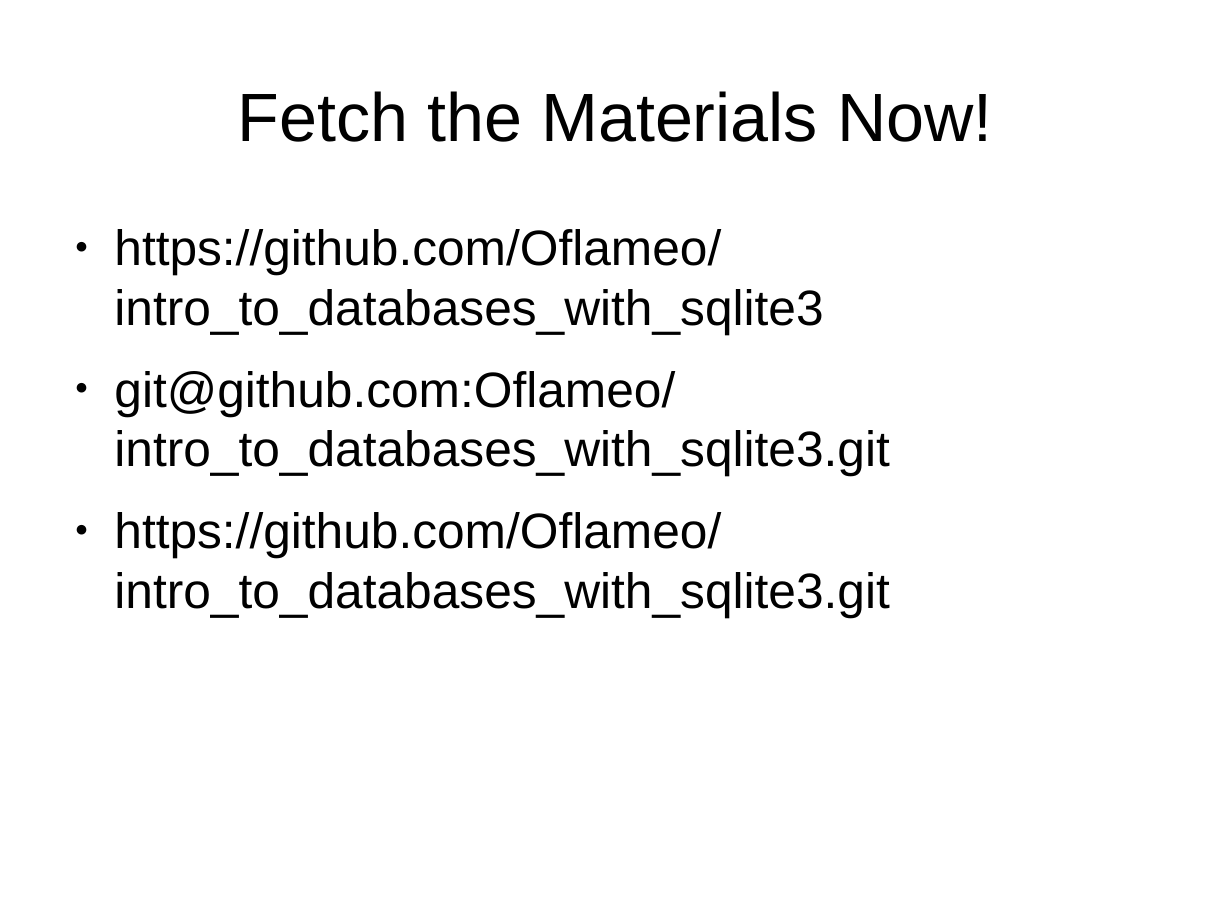
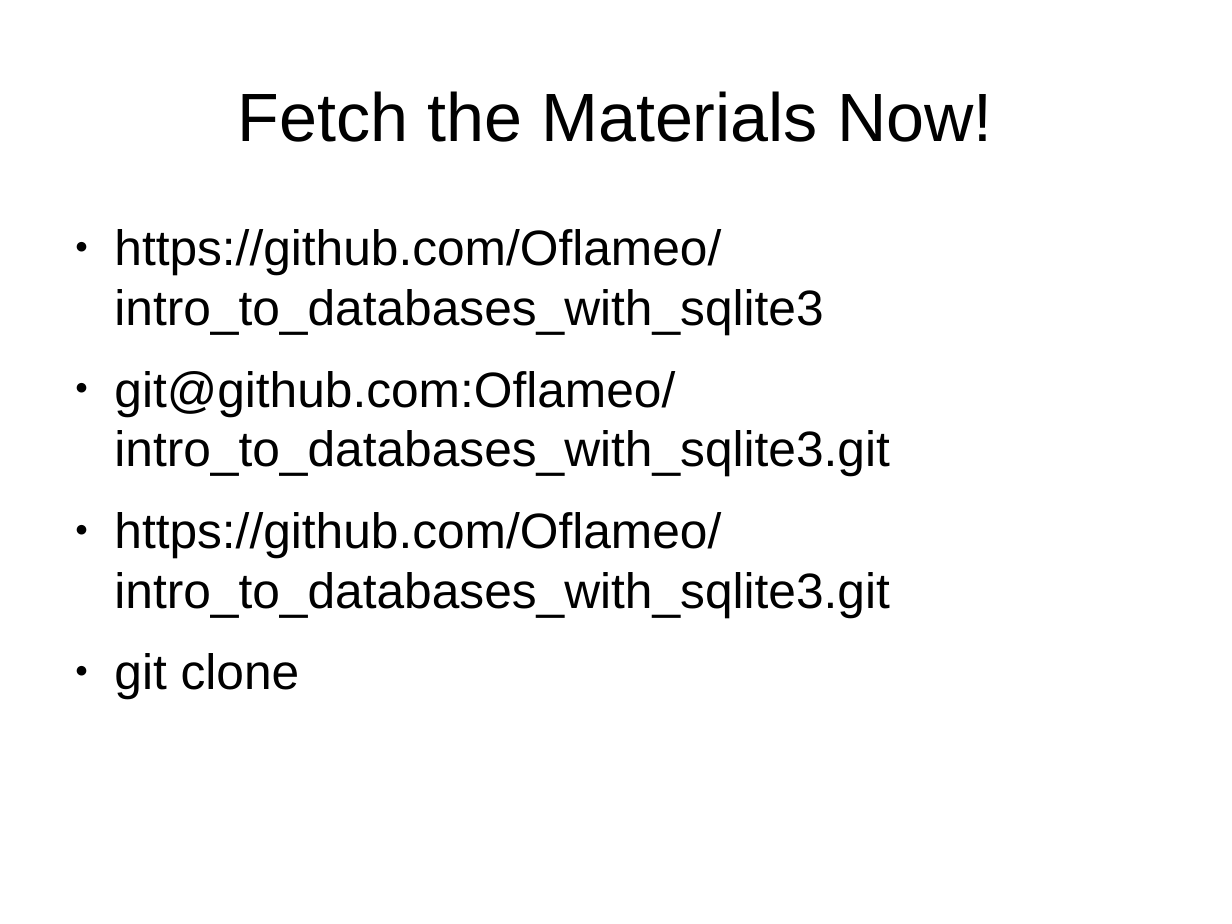
Before and after one commit to Oflameo/intro_to_databases_with_sqlite3, a slide deck: slide 13 of intro_to_databases_with_sqlite3.odp. Drawn at 1232x924 pixels with LibreOffice and Linux fonts; fonts in the diff are those of the drawing. Boxes give left, top, right and bottom in pixels: in the first picture for what was removed or moved away, otherwise in the second. Text is boxed around its words. In the diff, an @@ line names an element or a change of style, - is before the commit and + after.

```diff
--- a/intro_to_databases_with_sqlite3.odp
+++ b/intro_to_databases_with_sqlite3.odp
@@ text at box(114, 653, 300, 699): paragraph added @@
+● git clone
```
Also in this commit, not shown: 1 other slide changed, 2 slides added, 1 slide removed, 1 other file.
